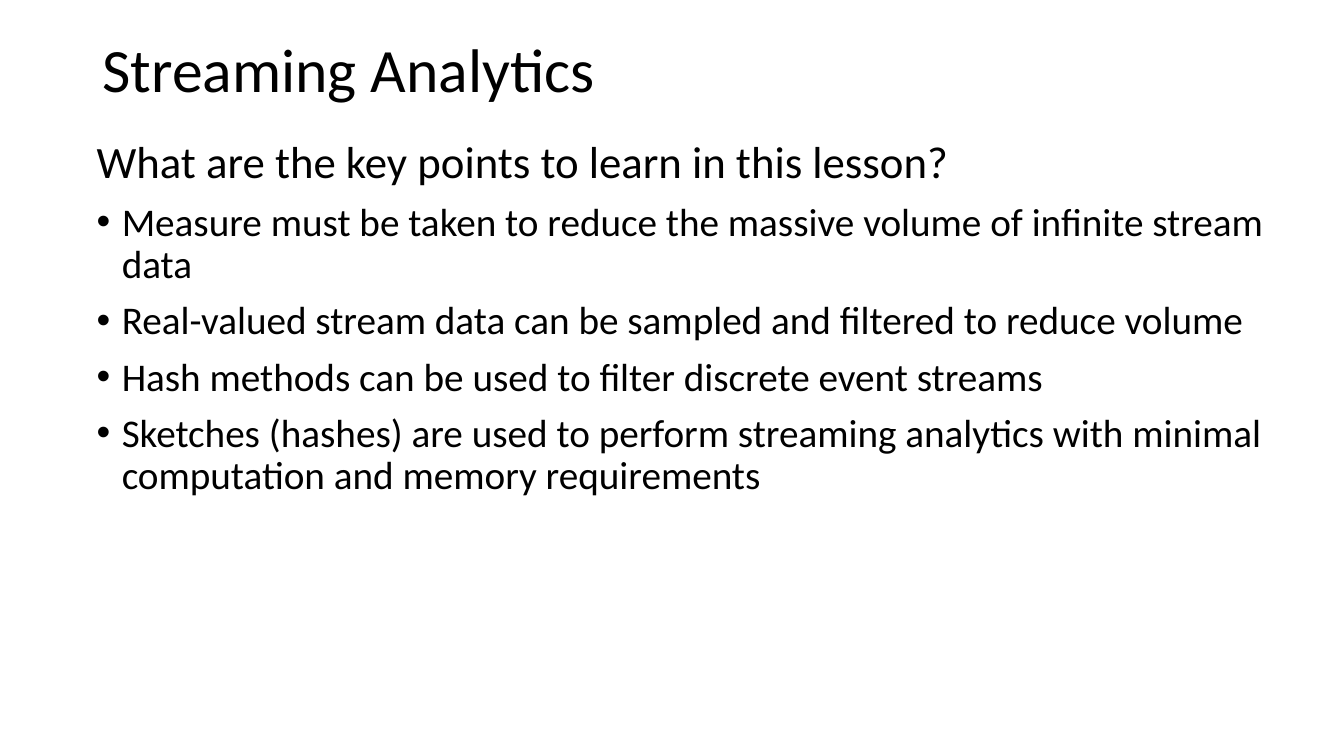
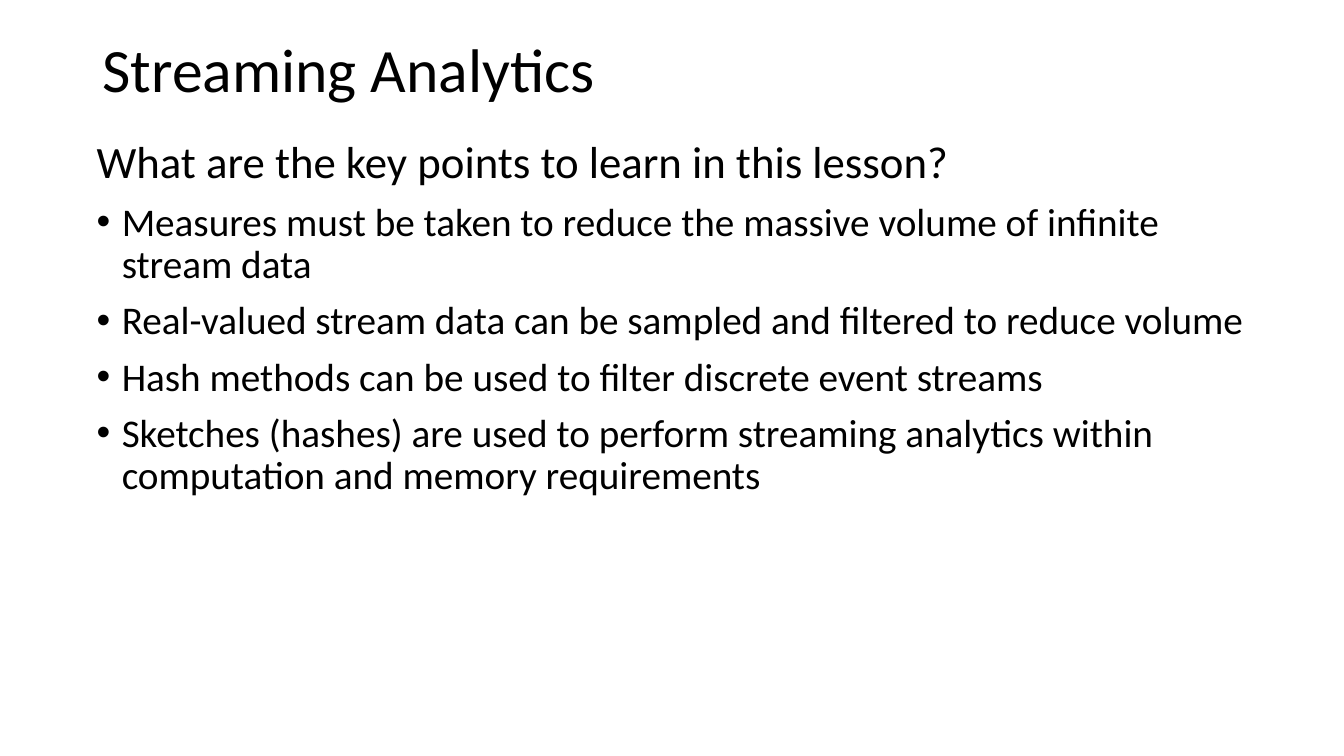
Before and after one commit to harelgabainew/school1, a slide deck: slide 5 of slides/2_StreamingAnalytics.pptx (slide 3 before the commit). Drawn at 1344x756 pixels with LibreOffice and Linux fonts; fonts in the diff are those of the drawing. Boxes give left, top, right and bottom in pixels: in the first picture for what was removed or moved away, otherwise in the second. Text is boxed around its words. In the diff, an @@ line names an element or a change of style, - is before the commit and + after.

```diff
--- a/slides/2_StreamingAnalytics.pptx
+++ b/slides/2_StreamingAnalytics.pptx
@@ text at (x1=122, y1=208, x2=1159, y2=279): text changed @@
-• Measure must be taken to reduce the massive volume of infinite stream data
+• Measures must be taken to reduce the massive volume of infinite stream data
@@ text at (x1=122, y1=418, x2=1153, y2=496): text changed @@
-• Sketches (hashes) are used to perform streaming analytics with minimal computation and memory requirements
+• Sketches (hashes) are used to perform streaming analytics within computation and memory requirements
```
Also in this commit, not shown: 2 other slides changed, 2 slides added.
